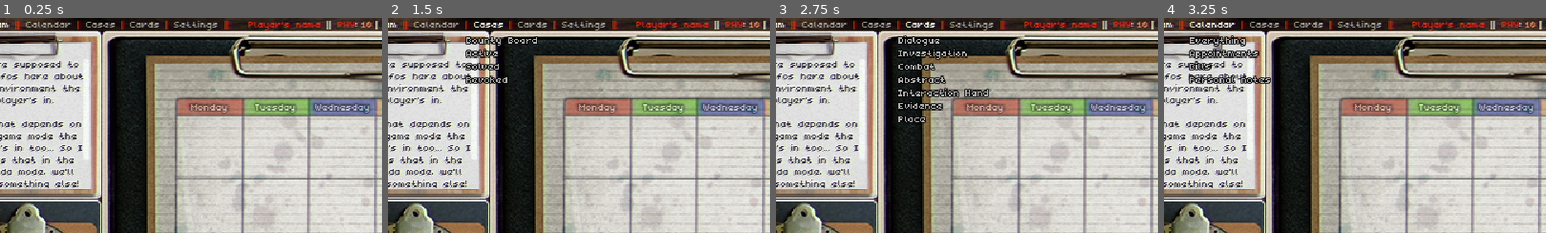
Above: before the commit, frames 1-4 (left to right).
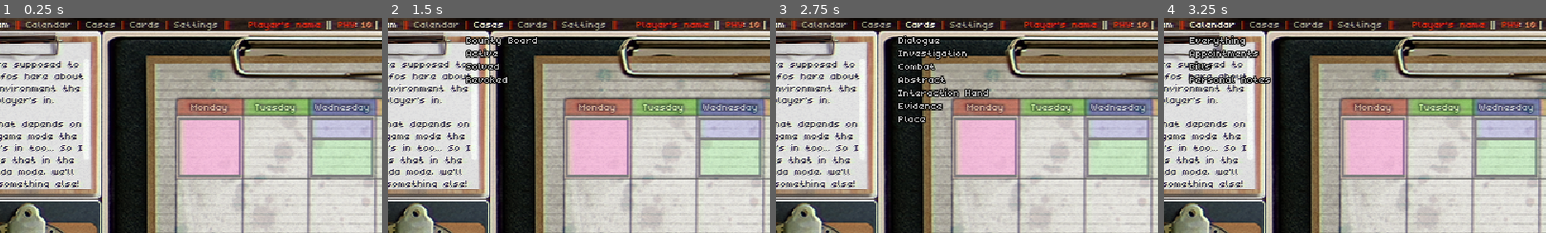
Above: after the commit, the same moments.

Repository: DomestiqueBaston/MY_ROLE_IN_THE_GRAND_SCHEME
Game: Godot game, scene res://SCENES/Calendar.tscn
The game is run twice, just before and just after one commit, with the same random seed, the same clock (stepped at 60 frames per second) and the same inputs. This scene is started directly instead of the project's main scene.
Inputs:
- Up to frame 1 (0.25 s): no input
- Up to frame 2 (1.5 s): click "Calendar" at 0.5 s; click "Cases" at 1.25 s
- Up to frame 3 (2.75 s): click "Cards" at 2 s
- Up to frame 4 (3.25 s): click "Calendar" at 2.75 s
The pictures show only the part of the screen within x 7-57%, y 0-50%; the shares and areas given below are measured in that part.

The runs differ from the first frame. In frame 1, 7.2% of the frame differs, in the area x 46-98%, y 45-75%; in frame 2, 7.2%; in frame 3, 7.2%; in frame 4, 7.3%.

Commit message:
Update Calendar.tscn
Demain... :-)

Diff:
--- a/TESTS/SCENES/Calendar.tscn
+++ b/TESTS/SCENES/Calendar.tscn
@@ -21,7 +21,6 @@
 [node name="Week_1" type="Node2D" parent="Current_Day"]
 
 [node name="Monday" type="ColorRect" parent="Current_Day/Week_1"]
-visible = false
 offset_left = 193.0
 offset_top = 82.0
 offset_right = 248.0
@@ -253,6 +252,54 @@
 offset_bottom = 135.0
 color = Color(0.6, 0.6, 0.6, 0.588235)
 
+[node name="Cell_01" type="Node2D" parent="Current_Day"]
+position = Vector2(220, 108)
+
+[node name="Cell_BG" type="Polygon2D" parent="Current_Day/Cell_01"]
+position = Vector2(-220, -108)
+color = Color(1, 0.498039, 1, 0.25098)
+polygon = PackedVector2Array(196, 85, 196, 131, 245, 131, 245, 85)
+
+[node name="Cell_Outline" type="Line2D" parent="Current_Day/Cell_01/Cell_BG"]
+points = PackedVector2Array(195, 84, 195, 132, 246, 132, 246, 84)
+closed = true
+width = 2.0
+default_color = Color(0.5, 0.5, 0.5, 1)
+joint_mode = 2
+
+[node name="Cell_02" type="Node2D" parent="Current_Day"]
+position = Vector2(331, 93)
+
+[node name="Cell_BG" type="Polygon2D" parent="Current_Day/Cell_02"]
+position = Vector2(-220, -93)
+color = Color(0.498039, 0.498039, 1, 0.25098)
+polygon = PackedVector2Array(196, 85, 196, 100, 245, 100, 245, 85)
+
+[node name="Cell_Outline" type="Line2D" parent="Current_Day/Cell_02/Cell_BG"]
+points = PackedVector2Array(195, 84, 195, 101, 246, 101, 246, 84)
+closed = true
+width = 2.0
+default_color = Color(0.5, 0.5, 0.5, 1)
+joint_mode = 2
+
+[node name="Cell_03" type="Node2D" parent="Current_Day"]
+position = Vector2(331, 116)
+
+[node name="Cell_BG" type="Polygon2D" parent="Current_Day/Cell_03"]
+position = Vector2(-220, -165)
+scale = Vector2(1, 1.8)
+color = Color(0.498039, 1, 0.498039, 0.25098)
+polygon = PackedVector2Array(196, 83.8889, 196, 100, 245, 100, 245, 83.8889)
+
+[node name="Cell_Outline" type="Line2D" parent="Current_Day/Cell_03/Cell_BG"]
+position = Vector2(0, 41.1111)
+scale = Vector2(1, 0.555555)
+points = PackedVector2Array(195, 76, 195, 107, 246, 107, 246, 76)
+closed = true
+width = 2.0
+default_color = Color(0.5, 0.5, 0.5, 1)
+joint_mode = 2
+
 [node name="Top_Left_Info" parent="." instance=ExtResource("3_7jkro")]
 
 [node name="Bottom_Left_Info" parent="." instance=ExtResource("4_udwsp")]
